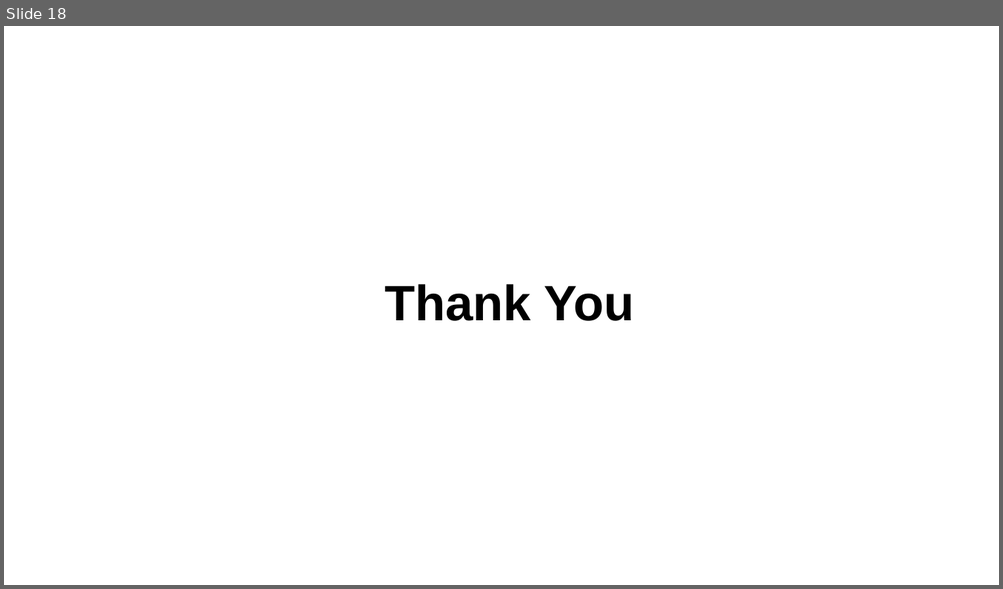
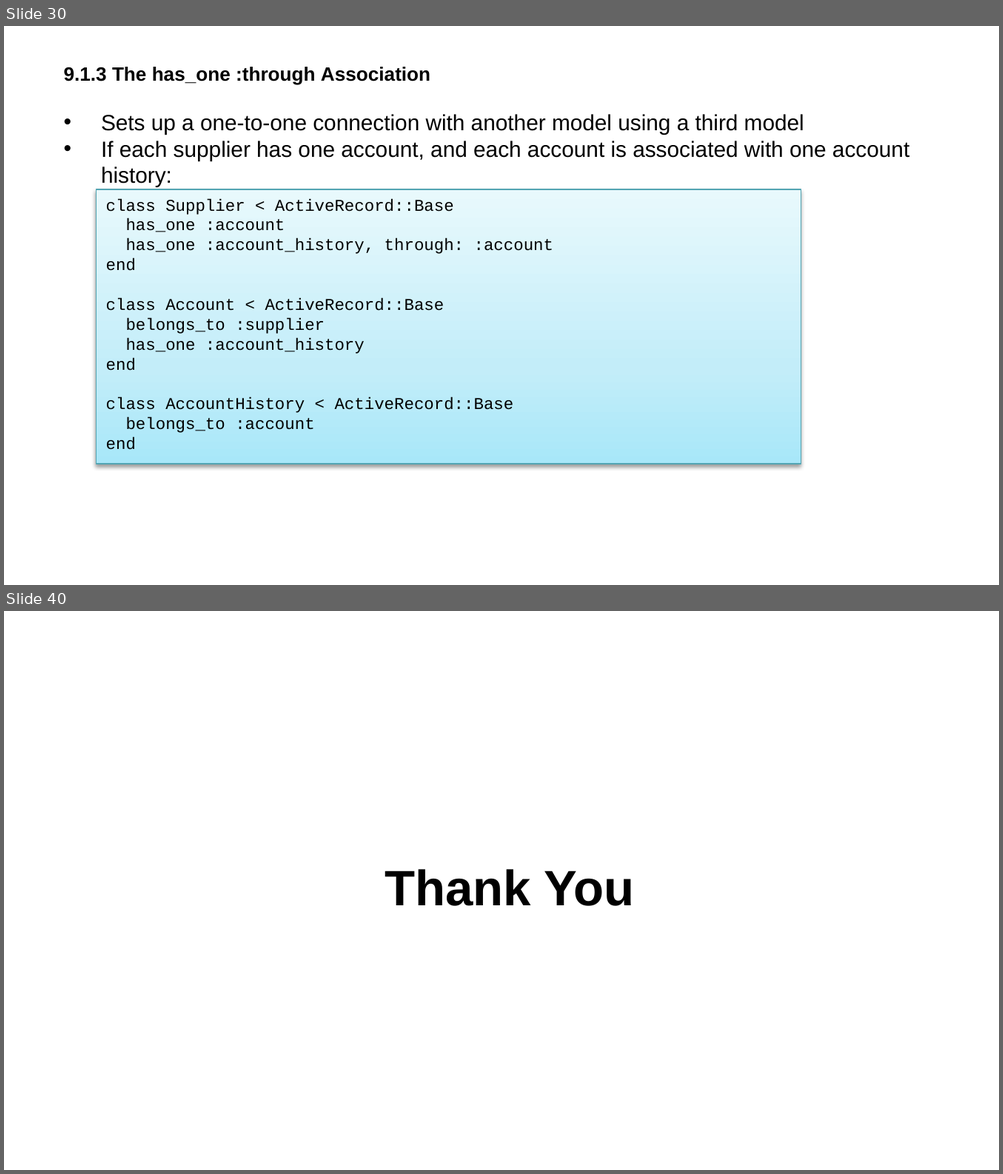
Before and after one commit to rubypool/rails-training-material, a slide deck: Ruby On Rails Deck - Models.pptx. Shown one above the other, each under a label of ours: slide 18 before the commit, slides 30 and 40 after it; the slides between them are not shown. The pictures are 1003x589 and 1003x1174 pixels, drawn with LibreOffice and Linux fonts; fonts in the diff are those of the drawing. Boxes give left, top, right and bottom in pixels: in the first picture for what was removed or moved away, otherwise in the second. Text is boxed around its words. In the diff, an @@ line names an element or a change of style, - is before the commit and + after.

Commit message:
updating model ppt with associations

```diff
--- a/Ruby On Rails Deck - Models.pptx
+++ b/Ruby On Rails Deck - Models.pptx
@@ slide 30 added at (4, 26, 999, 585), background #FFFFFF @@
@@ title added at (64, 67, 430, 85), 14 pt, text #000000, bold @@
+9.1.3 The has_one :through Association
@@ text added at (101, 114, 909, 187), 16 pt, text #000000 @@
+  • Sets up a one-to-one connection with another model using a third model
+  • If each supplier has one account, and each account is associated with one account history:
@@ rectangle added at (96, 190, 801, 465), fill gradient #A9E9F9 to #C3EFF9 to #E7F9FE, outline #53A5B3 0.75 pt, 12 pt, text #000000 @@
+class Supplier < ActiveRecord::Base
+has_one :account
+has_one :account_history, through: :account
+end
+class Account < ActiveRecord::Base
+belongs_to :supplier
+has_one :account_history
+end
+class AccountHistory < ActiveRecord::Base
+belongs_to :account
+end
@@ what was slide 18 is now slide 40 @@
```
Also in this commit, not shown: 21 other slides added.
